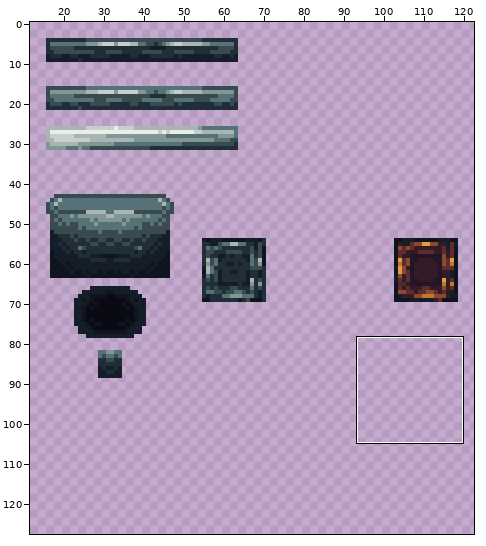
Two versions of one pixel-art file, Textures/Environment/Cauldron.aseprite. The picture above shows the old version from afar; the outline marks the close-up.
Close-up. Old version:
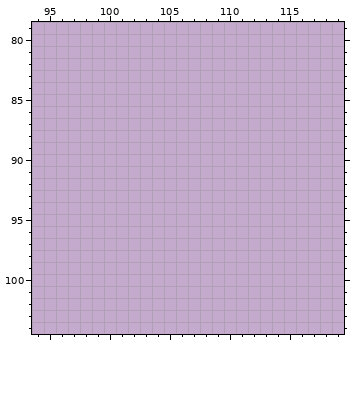
256x256 pixels, 1 frame. Shown: x 94..119, y 79..104. The old version is drawn lined up with the new one, on the new canvas. The wide view leaves out empty margins. The commit also changed other parts of the picture, which this record leaves out.
Now the later version:
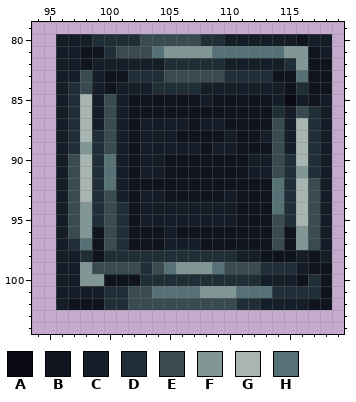
Palette (. is transparent): A #090a14  B #10141f  C #151d28  D #202e37  E #394a50  F #819796  G #a8b5b2  H #577277
What changed:
canvas 256x256 -> 128x128 (the part of the old canvas that was cut away was empty and is not shown)
y 80: x 96..118 ....................... -> CCCDDDDEEEEEDDCCCCCCBCC
y 81: x 96..118 ....................... -> CCBBDEEEHFFFFHHHHHHFFBC
y 82: x 96..118 ....................... -> CCBCCCCCCDDDDDCCCCCDFBB
y 83: x 96..118 ....................... -> CCECBBDDDEEEEEDDDDBBHBB
y 84: x 96..118 ....................... -> CDECBCCCDDDDCCCCCCCBDBB
y 85: x 96..118 ....................... -> CDGCECBBBBBBCBBBBBCACBC
y 86: x 96..118 ....................... -> CDGCECBBBBBBBBBBBBDCEDC
y 87: x 96..118 ....................... -> CDGCECBCCCCBCCBBBBECGDC
y 88: x 96..118 ....................... -> CDGDECBCCCBBBBCBBCECGDC
y 89: x 96..118 ....................... -> CDFDECBCCCCCBCCBBBECGDC
y 90: x 96..118 ....................... -> CEGDHCBCCBBBBBBBCCEDGDC
y 91: x 96..118 ....................... -> CEGDHCBCCBBBBBBBCCEDFDC
y 92: x 96..118 ....................... -> CEGDHCBBBBBBBBBBBBHDGEC
y 93: x 96..118 ....................... -> CEGDECBCCBBBBBCBBBHDGEC
y 94: x 96..118 ....................... -> CEFDEDBCCCCCCCCBBBHDGEC
y 95: x 96..118 ....................... -> CEFDEDBCCCCCCCCBBBEDGEC
y 96: x 96..118 ....................... -> CEFBEDBBBCBBBBBBBBEBFEC
y 97: x 96..118 ....................... -> CDHBEDBBBCCCBBBBBBEBFEC
y 98: x 96..118 ....................... -> CCDBDDDDDDDDDDDCCBBBCBC
y 99: x 96..118 ....................... -> CCFEEEEDEHFFFHEEEDDDCBB
y 100: x 96..118 ....................... -> CCFFBBBDDDDDDDDDDCCCBDB
y 101: x 96..118 ....................... -> CCCCDDEEHHHHFFFHHHDDDDB
y 102: x 96..118 ....................... -> CBBBDDEEEEEEEEEDDCCCCBB
Boxes around the changes in both close-ups, in picture pixels (x1, y1, x2, y2):
added: (56, 34, 332, 310)
